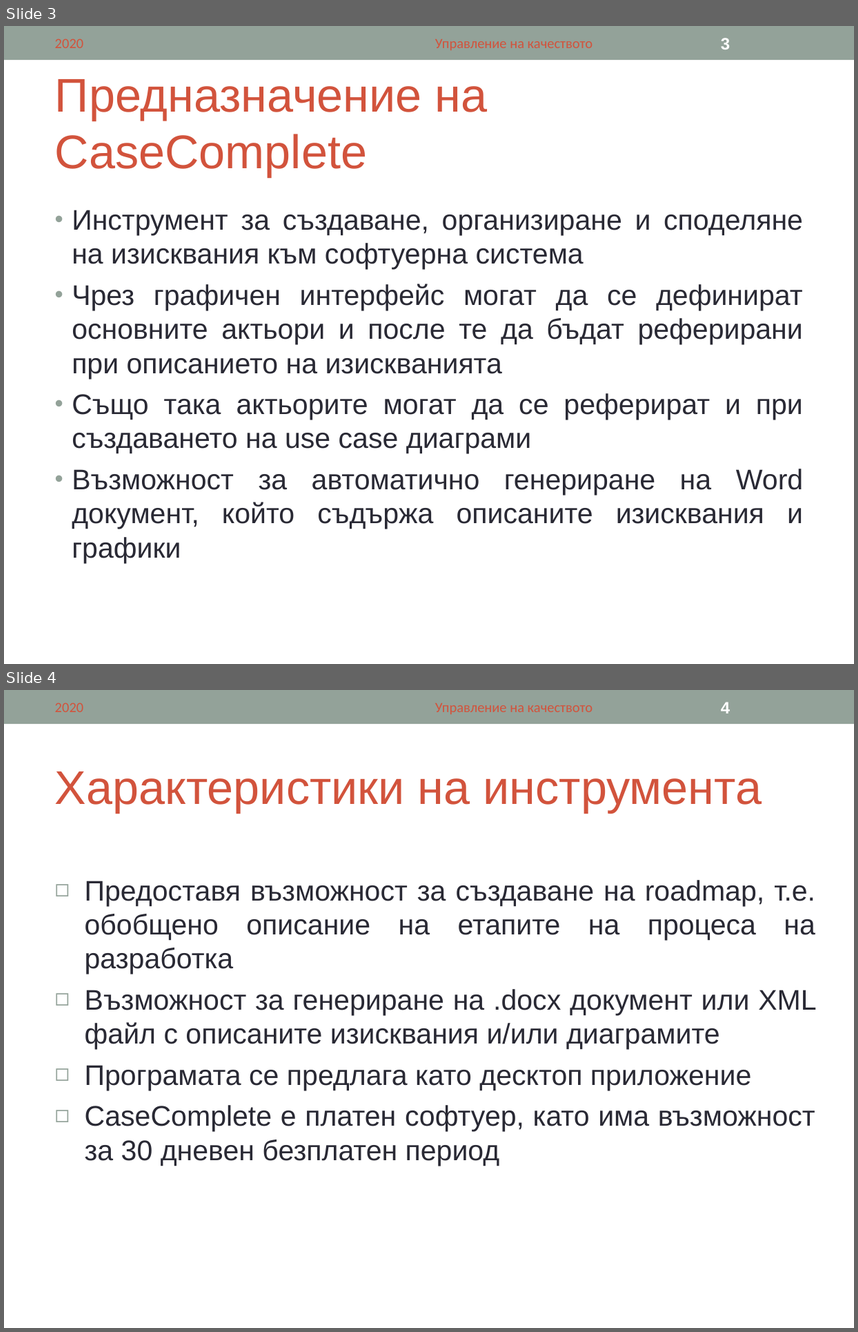
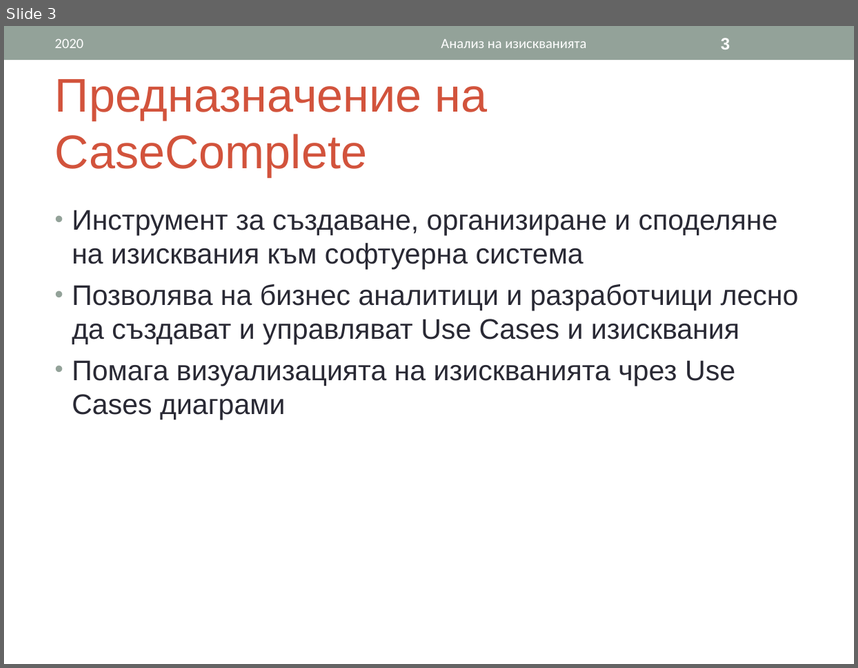
Before and after one commit to ivanchuchulski/fmi-requirements-analisys, a slide deck: tool-presentation/62121-62151-62167-CaseComplete.ppt. Shown one above the other, each under a label of ours: slides 3 and 4 before the commit, slide 3 after it. The pictures are 858x1332 and 858x668 pixels, drawn with LibreOffice and Linux fonts; fonts in the diff are those of the drawing. Boxes give left, top, right and bottom in pixels: in the first picture for what was removed or moved away, otherwise in the second. Text is boxed around its words. In the diff, an @@ line names an element or a change of style, - is before the commit and + after.

```diff
--- a/tool-presentation/62121-62151-62167-CaseComplete.ppt
+++ b/tool-presentation/62121-62151-62167-CaseComplete.ppt
@@ slide 4 removed at (4, 690, 854, 1328), background #FFFFFF; not listed: 1 template element that a slide beside it also shows @@
@@ text removed at (55, 703, 84, 712) @@
-2020
@@ text removed at (435, 703, 593, 714) @@
-Управление на качеството
@@ page number removed at (721, 702, 730, 713) @@
-4
@@ title removed at (55, 771, 762, 813) @@
-Характеристики на инструмента
@@ text removed at (85, 880, 816, 1165) @@
-◻ Предоставя възможност за създаване на roadmap, т.е. обобщено описание на етапите на процеса на разработка
-◻ Възможност за генериране на .docx документ или XML файл с описаните изисквания и/или диаграмите
-◻ Програмата се предлага като десктоп приложение
-◻ CaseComplete е платен софтуер, като има възможност за 30 дневен безплатен период
@@ slide 3 changed as well @@
@@ text "2020" at (55, 39, 84, 48): text colour #D2533C to #FFFFFF @@
@@ text at (441, 39, 586, 48): text changed; text colour #D2533C to #FFFFFF @@
-Управление на качеството
+Анализ на изискванията
@@ text at (72, 210, 778, 270): alignment justified to left @@
@@ text at (72, 284, 799, 419): text changed @@
-• Чрез графичен интерфейс могат да се дефинират основните актьори и после те да бъдат реферирани при описанието на изискванията
-• Също така актьорите могат да се реферират и при създаването на use case диаграми
-• Възможност за автоматично генериране на Word документ, който съдържа описаните изисквания и графики
+• Позволява на бизнес аналитици и разработчици лесно да създават и управляват Use Cases и изисквания
+• Помага визуализацията на изискванията чрез Use Cases диаграми
```
Also in this commit, not shown: 9 other slides changed, 2 slides added, 2 other slides removed.
